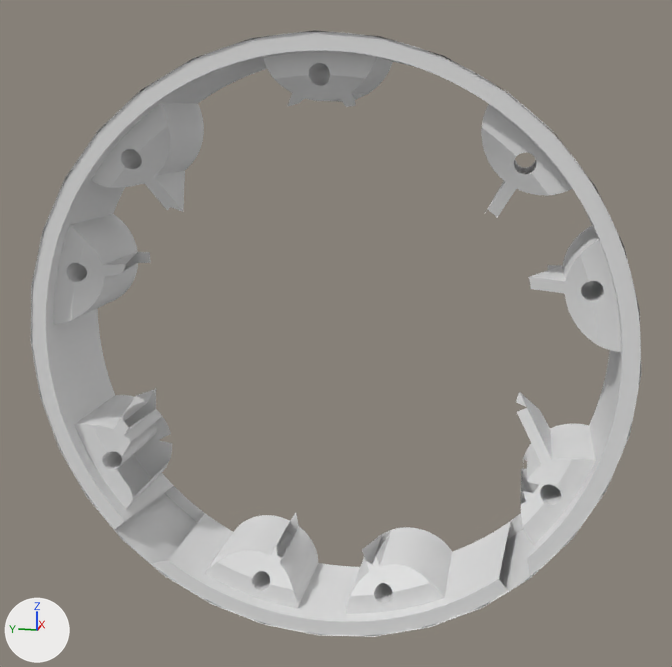
The COLLADA model src/khm2_description/models/smooth_col.dae as it was, and as the next commit left it.
Both versions are drawn from a 50 mm camera at (-0.2684, -0.0557, 0.0697) aimed at (0.0008, -0.0019, 0.0024). Every picture has the same lights, and +X, +Y and +Z are marked at lower left. Where no turn or scale is listed for an object, it has been applied to the vertices.

The first picture shows 'Cylinder', 'Wheel-V2-28'.
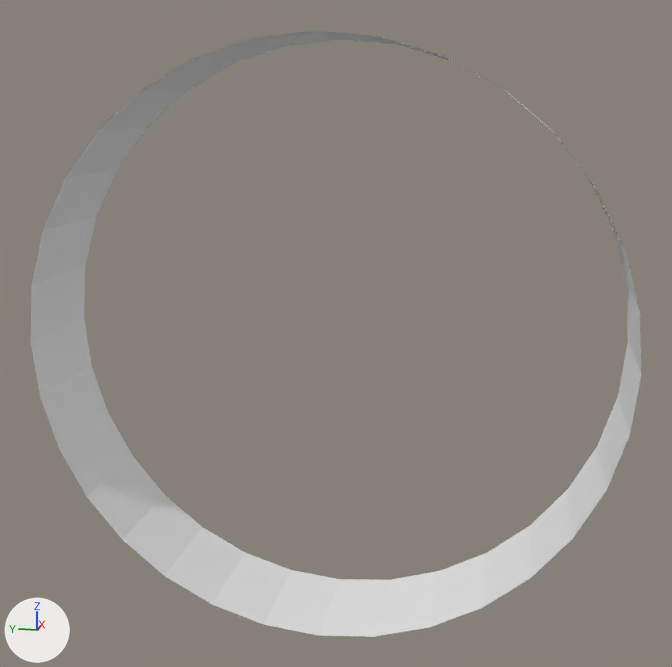
Where the change shows, as pixel boxes (x1, y1, x2, y2) in the pictures (672 x 667 px):
'Wheel-V2-28', deleted
    before: (31, 32, 641, 636)
'Cylinder', unchanged, uncovered by the edit
    both: (31, 30, 641, 637)

What the commit changed:
Object 'Wheel-V2-28' (ob_wheel_v2_28) is deleted.
